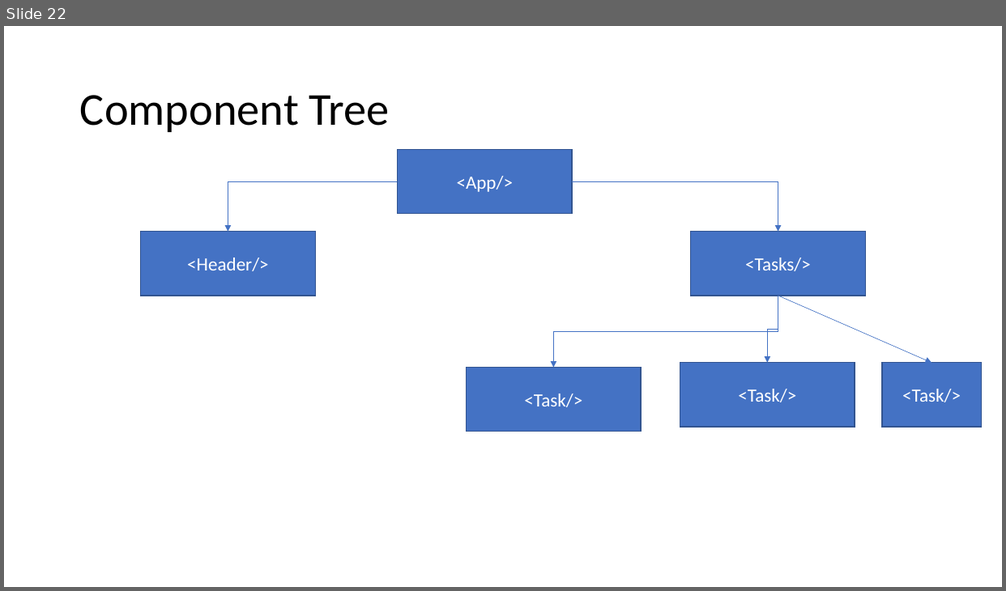
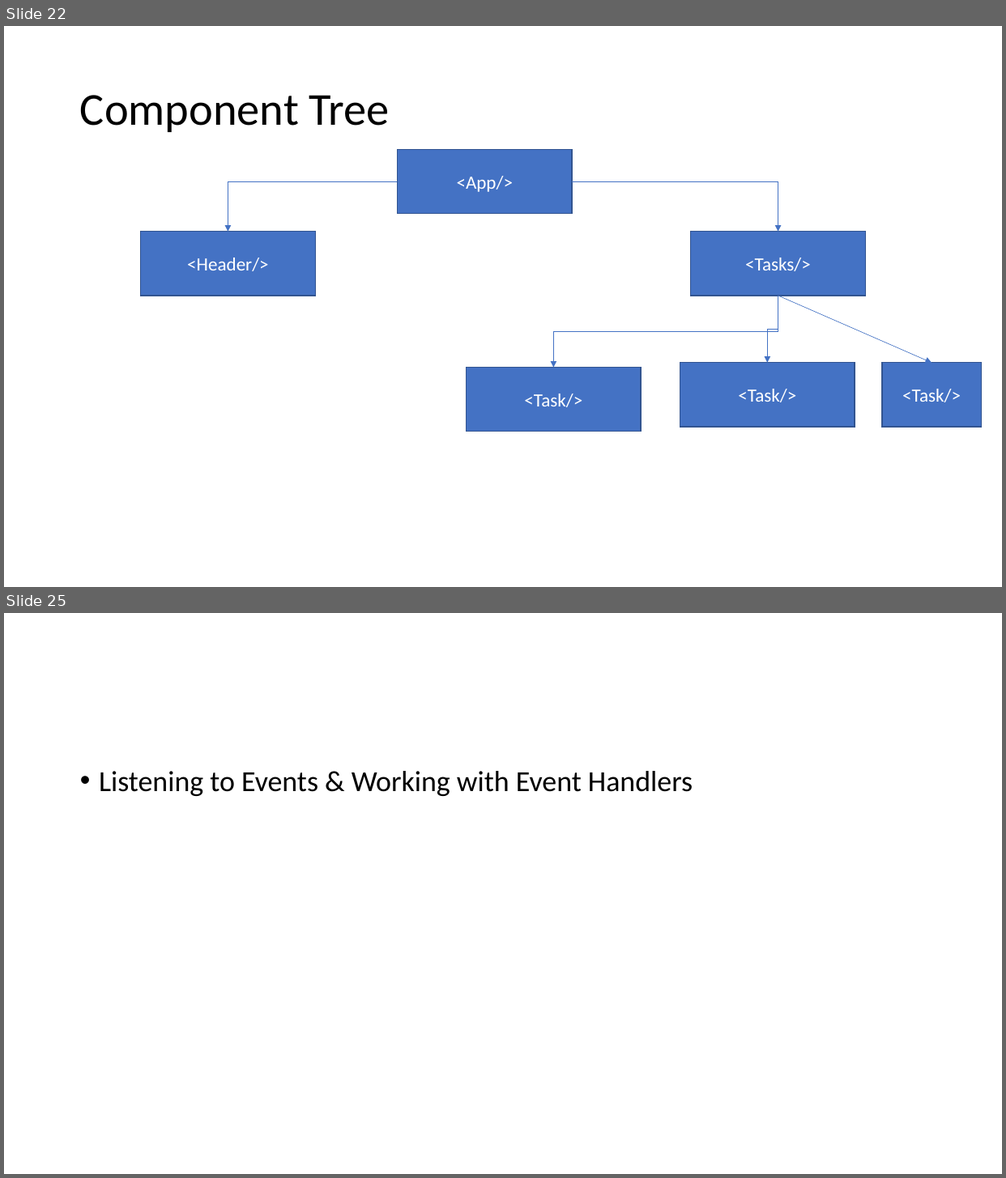
Before and after one commit to PiyushChaturvedii/batch03, a slide deck: ReactJs.pptx. Shown one above the other, each under a label of ours: slide 22 before the commit, slides 22 and 25 after it; the slides between them are not shown. The pictures are 1006x591 and 1006x1178 pixels, drawn with LibreOffice and Linux fonts; fonts in the diff are those of the drawing. Boxes give left, top, right and bottom in pixels: in the first picture for what was removed or moved away, otherwise in the second. Text is boxed around its words. In the diff, an @@ line names an element or a change of style, - is before the commit and + after.

Commit message:
Day2(EventHandler)

```diff
--- a/ReactJs.pptx
+++ b/ReactJs.pptx
@@ slide 25 added at [4,613,1002,1174], background #FFFFFF @@
@@ text added at [99,771,692,796], 28 pt, text #000000 @@
+• Listening to Events & Working with Event Handlers
```
Also in this commit, not shown: 2 other slides added, 49 other files.
